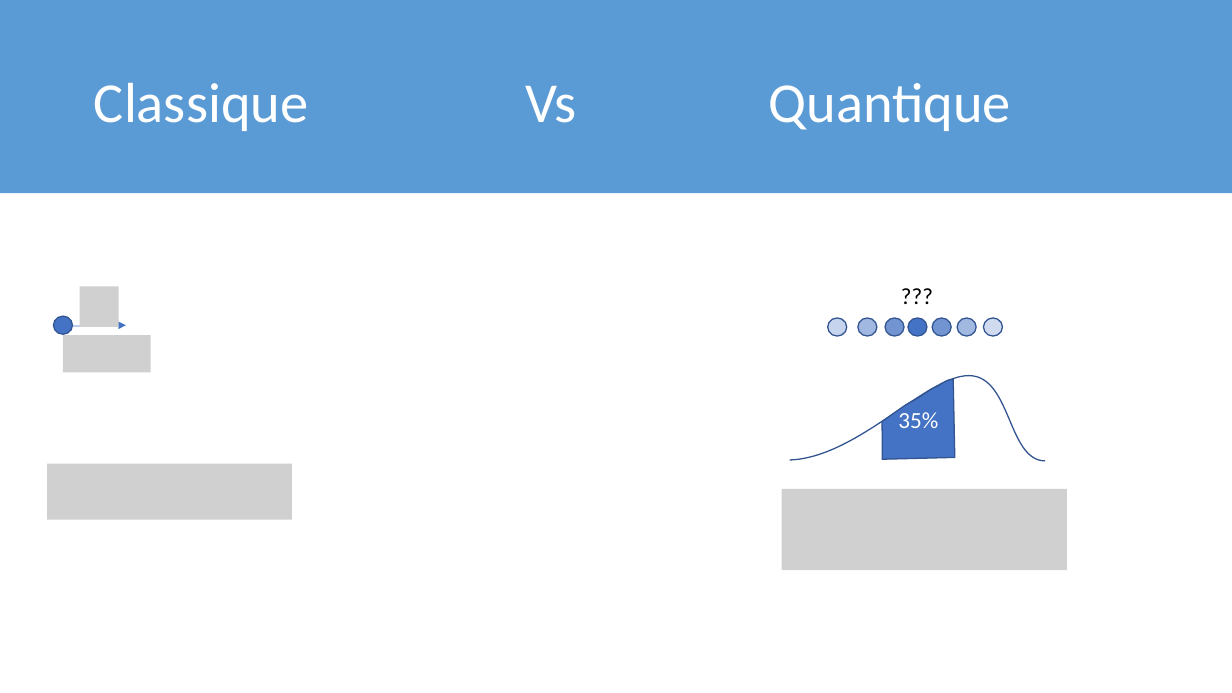
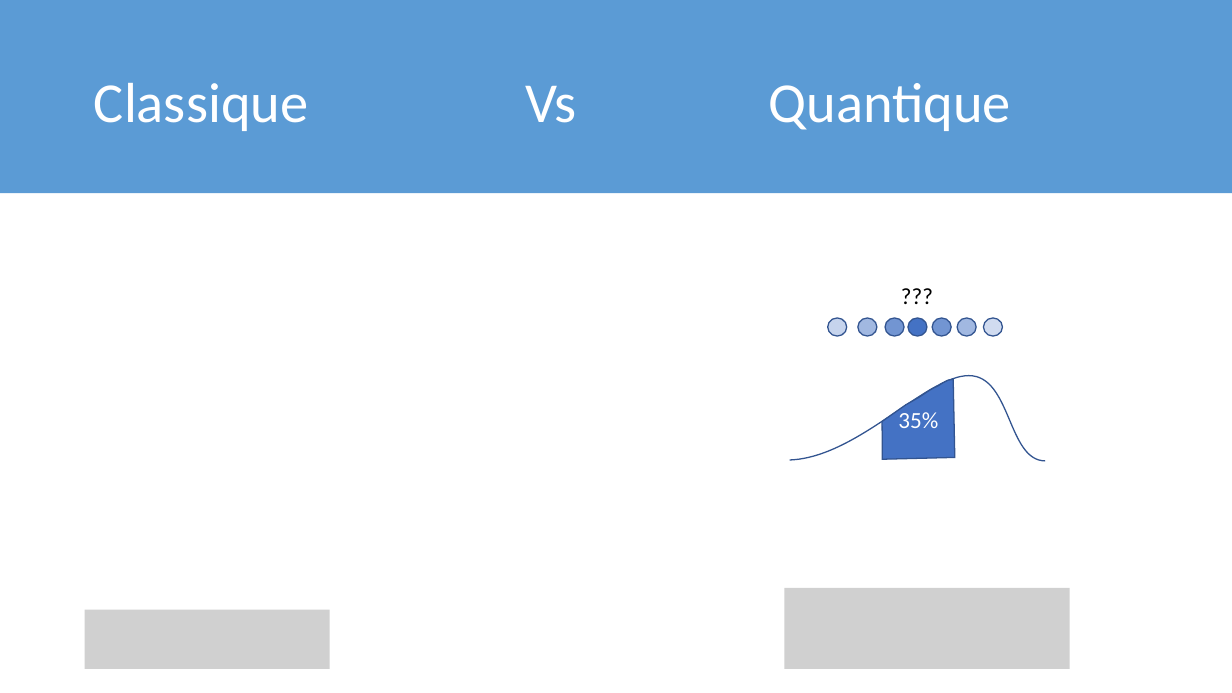
Before and after one commit to meitnerium/theochem, a slide deck: slide 8 of FR/1_Introduction/Introduction.pptx. Drawn at 1232x693 pixels with LibreOffice and Linux fonts; fonts in the diff are those of the drawing; grey boxes stand for pictures. Boxes give left, top, right and bottom in pixels: in the first picture for what was removed or moved away, otherwise in the second. Text is boxed around its words. In the diff, an @@ line names an element or a change of style, - is before the commit and + after.

```diff
--- a/FR/1_Introduction/Introduction.pptx
+++ b/FR/1_Introduction/Introduction.pptx
@@ picture removed at (79, 287, 118, 327) @@
@@ ellipse removed at (54, 316, 73, 335) @@
@@ arrow removed from (72, 326) to (126, 325) @@
@@ picture removed at (63, 335, 151, 372) @@
@@ picture removed at (47, 464, 292, 520) @@
@@ picture removed at (782, 489, 1067, 570) @@
@@ picture added at (785, 588, 1070, 669) @@
@@ picture added at (85, 610, 330, 669) @@
```
Also in this commit, not shown: 6 other slides changed, 1 slide added, 11 other files.
